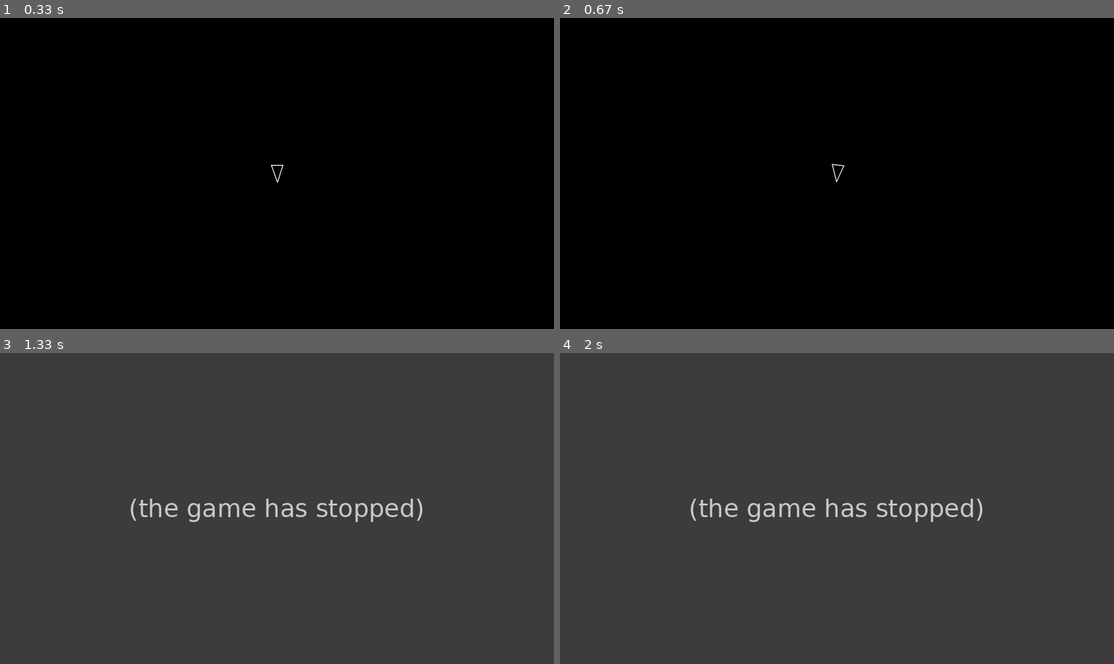
Above: before the commit, frames 1-4 (two rows, left to right).
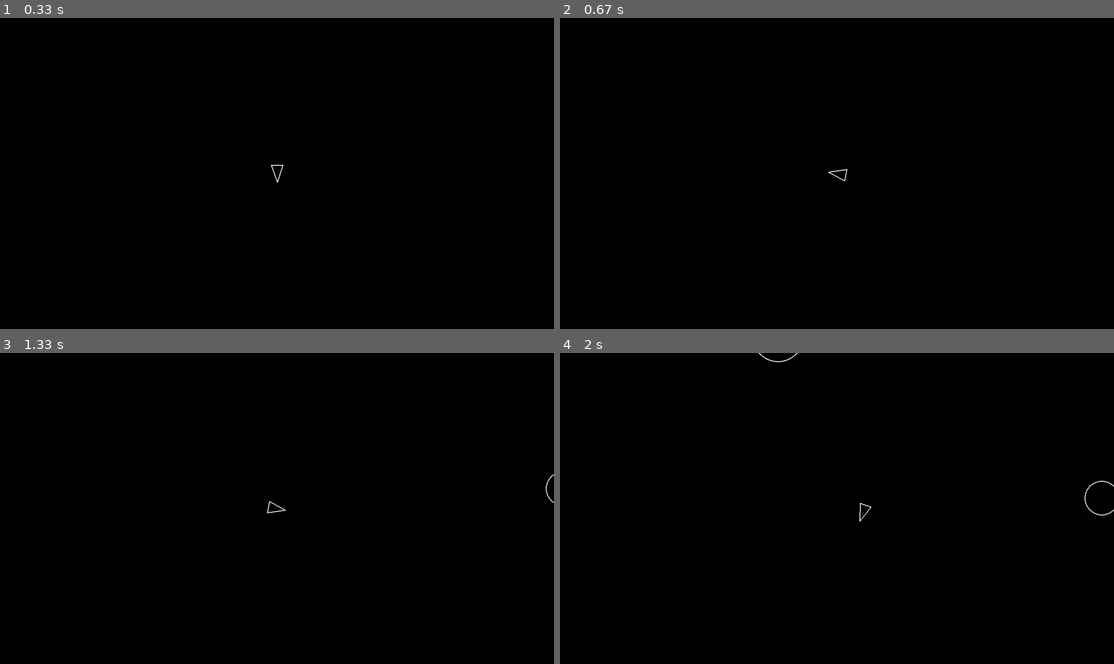
Above: after the commit, the same moments.

Repository: ofthewildfire/pygame-asteroids
Game: pygame game, started from main.py
Same seed, same stepped clock (60 frames per second), same inputs: the game is played once before the commit and once after it.
Inputs:
- Up to frame 1 (0.33 s): no input
- Up to frame 2 (0.67 s): hold Space from 0.33 s (still down); hold D from 0.33 s (still down)
- Up to frame 3 (1.33 s): release Space at 0.8 s; release D at 0.8 s; hold D 0.83-1.3 s
- Up to frame 4 (2 s): hold W 1.33-1.63 s; hold D from 1.67 s (still down)

Frame 1 is identical in both runs. In frame 2, less than 0.1% of the frame differs, in the area x 48-52%, y 46-53%; in frame 3, 100%, in the area x 0-100%, y 0-100%; in frame 4, 100%.
Error before the commit: TypeError: CircleShape.collides_with() missing 1 required positional argument: 'other' (main...; the game stopped at 0.8 s (later frames are placeholders)

Commit message:
added: shooting pew pew

Diff:
--- a/circleshape.py
+++ b/circleshape.py
@@ -1,4 +1,8 @@
+import sys
+
 import pygame
+
+from logger import log_event
 
 
 # Base class for game objects
@@ -25,10 +29,8 @@
     def collides_with(self, other):
        r1 = self.radius
        r2 = other.radius
-
-
-       # this isn't working .... distance thing is all wrong.
-       if self.position.distance_to(r1 + r2) <= other.position.distance_to(r1 + r2):
+       distance = self.position.distance_to(other.position)
+       if r1 + r2 >= distance:
            return True
        else:
-           return  False
+           return False
--- a/constants.py
+++ b/constants.py
@@ -7,4 +7,6 @@
 ASTEROID_MIN_RADIUS = 20
 ASTEROID_KINDS = 3
 ASTEROID_SPAWN_RATE_SECONDS = 0.8
+SHOT_RADIUS = 5
 ASTEROID_MAX_RADIUS = ASTEROID_MIN_RADIUS * ASTEROID_KINDS
+PLAYER_SHOOT_SPEED = 500
--- a/main.py
+++ b/main.py
@@ -1,6 +1,7 @@
 import pygame
 from pygame.time import Clock
 from asteroidfield import  AsteroidField
+import sys
 import player
 
 import constants
@@ -9,6 +10,7 @@
 from logger import log_state
 from player import Player
 from logger import log_event
+from shot import Shot
 
 
 def main():
@@ -23,28 +25,35 @@
     asteroids = pygame.sprite.Group()
     updatable = pygame.sprite.Group()
     drawable = pygame.sprite.Group()
+    shots = pygame.sprite.Group()
+
 
     Player.containers = (updatable, drawable)
     Asteroid.containers = (asteroids, updatable, drawable)
     AsteroidField.containers = updatable
+    Shot.containers = (shots, drawable, updatable)
 
     AsteroidField()
     Player(SCREEN_WIDTH / 2, SCREEN_HEIGHT / 2)
+    player_obj = Player(SCREEN_WIDTH / 2, SCREEN_HEIGHT / 2)
     while True:
         log_state()
         updatable.update(dt)
+        # print(len(drawable))
 
         for a in asteroids:
-            if a.collides_with():
-                pass
+            if a.collides_with(player_obj):
+                log_event("player_hit")
+                print('Game over!')
+                sys.exit()
 
         for event in pygame.event.get():
             if event.type == pygame.QUIT:
-                return
-            screen.fill("black")
-            for obj in drawable:
-                obj.draw(screen)
-            pygame.display.flip()
+                return None
+        screen.fill("black")
+        for obj in drawable:
+            obj.draw(screen)
+        pygame.display.flip()
         dt = Clock().tick(60) / 1000
         print(dt)
 
--- a/player.py
+++ b/player.py
@@ -1,7 +1,9 @@
 import pygame
 import circleshape
-from constants import PLAYER_RADIUS, PLAYER_TURN_SPEED, PLAYER_SPEED
+import constants
+from constants import PLAYER_RADIUS, PLAYER_TURN_SPEED, PLAYER_SPEED, PLAYER_SHOOT_SPEED, SHOT_RADIUS
 from constants import LINE_WIDTH
+from shot import Shot
 
 
 class Player(circleshape.CircleShape):
@@ -35,9 +37,15 @@
             self.move(dt)
         if keys[pygame.K_s]:
             self.move(-dt)
+        if keys[pygame.K_SPACE]:
+            self.shoot()
 
     def move(self, dt):
         unit_vector = pygame.Vector2(0, 1)
         rotated_vector = unit_vector.rotate(self.rotation)
         rotated_with_speed_vector = rotated_vector * PLAYER_SPEED * dt
         self.position += rotated_with_speed_vector
+
+    def shoot(self):
+        new_shot = Shot(self.position.x, self.position.y)
+        new_shot.velocity = pygame.Vector2(0, 1).rotate(self.rotation) * PLAYER_SHOOT_SPEED
--- /dev/null
+++ b/shot.py
@@ -0,0 +1,15 @@
+from symtable import Class
+
+from circleshape import CircleShape
+from constants import SHOT_RADIUS
+
+
+class Shot(CircleShape):
+    def __init__(self, x, y):
+        super().__init__(x, y, SHOT_RADIUS)
+
+    def update(self, dt):
+        pass
+
+    def draw(self, screen):
+        pass
